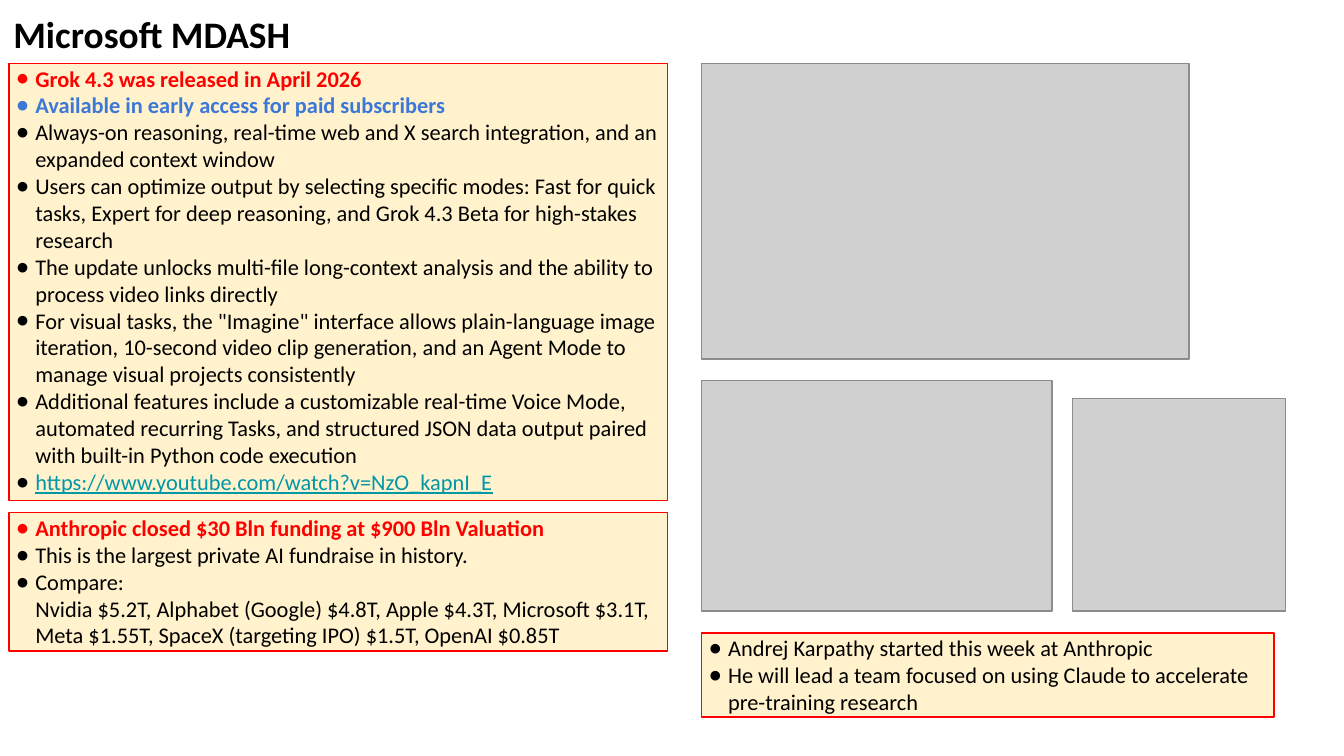
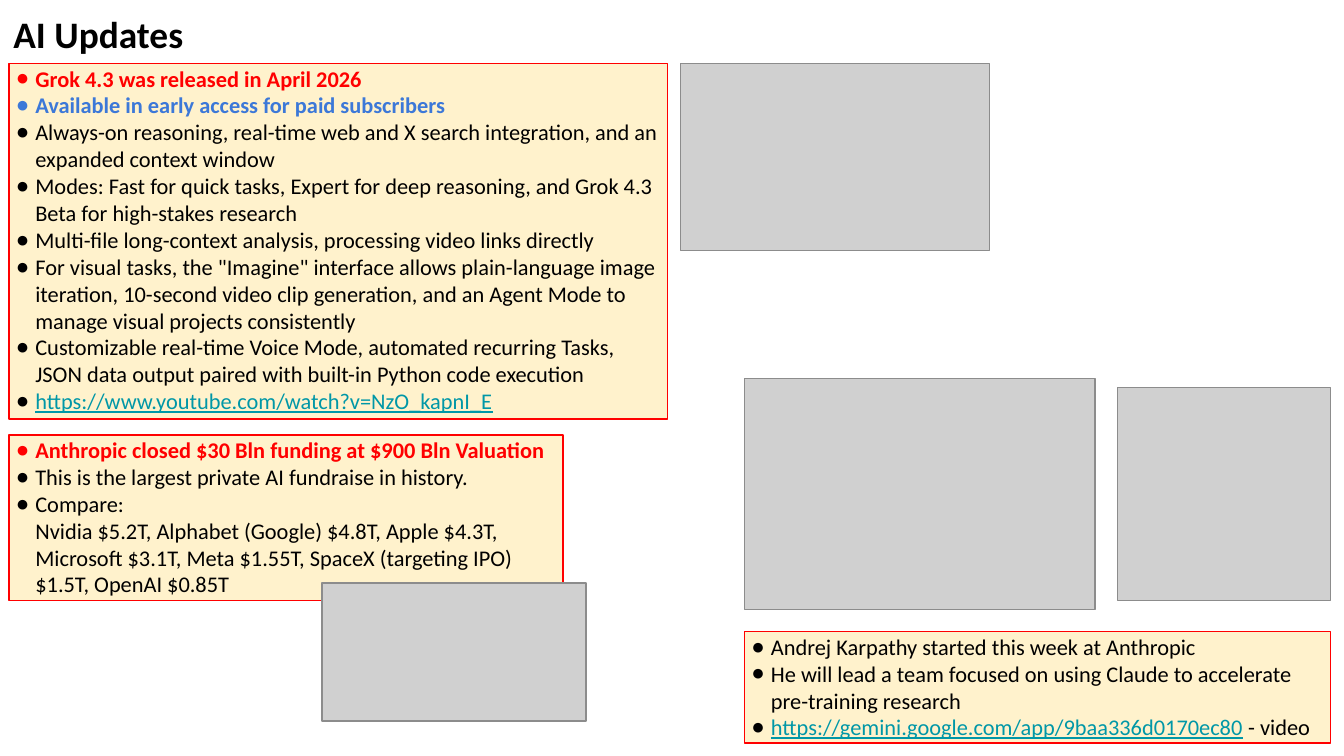
Before and after one commit to lselector/seminar, a slide deck: slide 4 of 2026/2026-05-22-AI-Updates.pptx. Drawn at 1344x756 pixels with LibreOffice and Linux fonts; fonts in the diff are those of the drawing; grey boxes stand for pictures. Boxes give left, top, right and bottom in pixels: in the first picture for what was removed or moved away, otherwise in the second. Text is boxed around its words. In the diff, an @@ line names an element or a change of style, - is before the commit and + after.

```diff
--- a/2026/2026-05-22-AI-Updates.pptx
+++ b/2026/2026-05-22-AI-Updates.pptx
@@ text at <box>13,21,183,54</box>: text changed @@
-Microsoft MDASH
+AI Updates
@@ rectangle "Grok 4.3 was released in ...": place and size @@
-rectangle "Grok 4.3 was released in ..." at <box>9,63,668,500</box>
+rectangle "Grok 4.3 was released in ..." at <box>9,63,668,419</box>
@@ picture added at <box>680,63,989,250</box> @@
@@ picture removed at <box>702,63,1189,359</box> @@
@@ text in rectangle at <box>35,178,652,252</box>: text changed @@
-● Users can optimize output by selecting specific modes: Fast for quick tasks, Expert for deep reasoning, and Grok 4.3 Beta for high-stakes research
-● The update unlocks multi-file long-context analysis and the ability to process video links directly
+● Modes: Fast for quick tasks, Expert for deep reasoning, and Grok 4.3 Beta for high-stakes research
+● Multi-file long-context analysis, processing video links directly
@@ text in rectangle at <box>35,339,614,386</box>: text changed @@
-● Additional features include a customizable real-time Voice Mode, automated recurring Tasks, and structured JSON data output paired with built-in Python code execution
+● Customizable real-time Voice Mode, automated recurring Tasks, JSON data output paired with built-in Python code execution
@@ picture: place and size @@
-picture at <box>702,380,1052,612</box>
+picture at <box>745,379,1095,610</box>
@@ picture: place and size @@
-picture at <box>1073,398,1285,610</box>
+picture at <box>1118,387,1331,599</box>
@@ rectangle "Anthropic closed $30 Bln funding ...": place and size @@
-rectangle "Anthropic closed $30 Bln funding ..." at <box>9,513,668,652</box>
+rectangle "Anthropic closed $30 Bln funding ..." at <box>9,435,563,601</box>
@@ picture added at <box>323,583,587,722</box> @@
@@ rectangle "Andrej Karpathy started this week ...": place and size @@
-rectangle "Andrej Karpathy started this week ..." at <box>702,633,1274,718</box>
+rectangle "Andrej Karpathy started this week ..." at <box>745,632,1331,743</box>
@@ text in rectangle at <box>771,719,1310,739</box>: paragraph added @@
+● https://gemini.google.com/app/9baa336d0170ec80 - video
```
Also in this commit, not shown: 20 other slides changed, 2 slides added, 1 slide removed.
